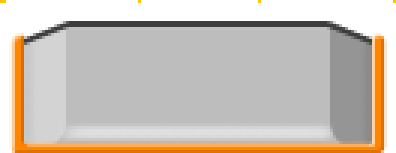
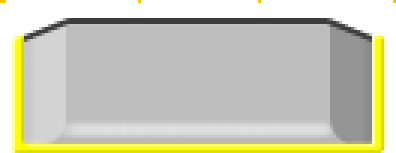
Layers edited between the first and the second 396 × 153 image:
hid group "down" (6 layers) over (9, 18, 387, 153)
showed group "drop" (6 layers) over (9, 18, 387, 153)
